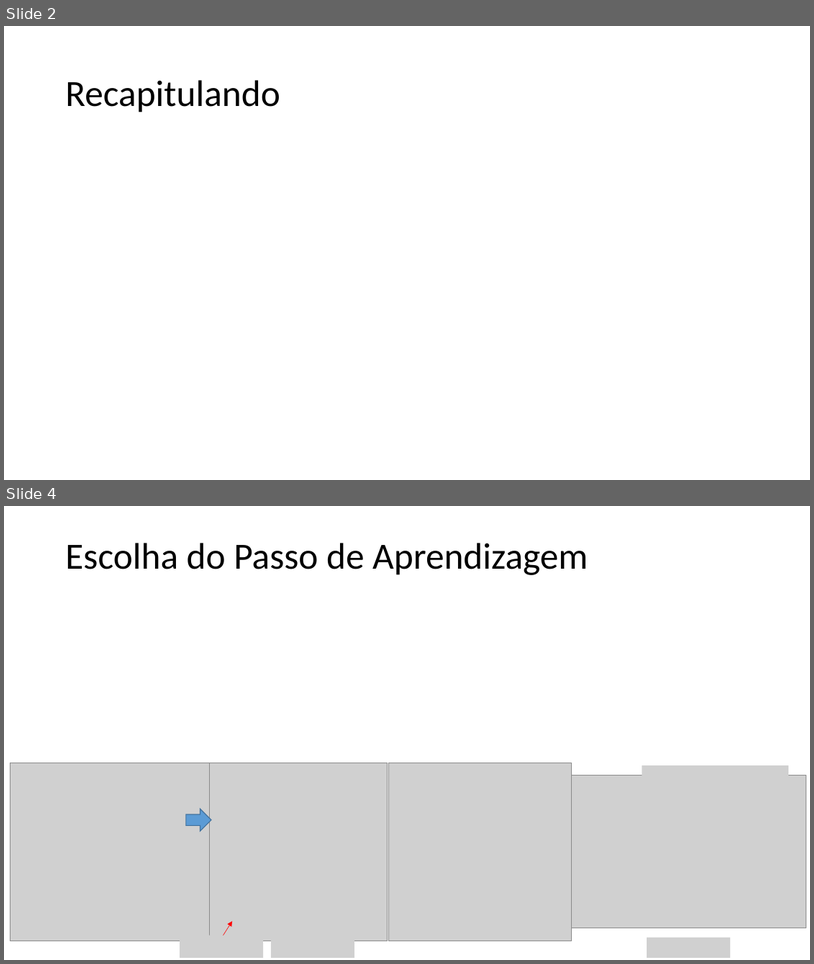
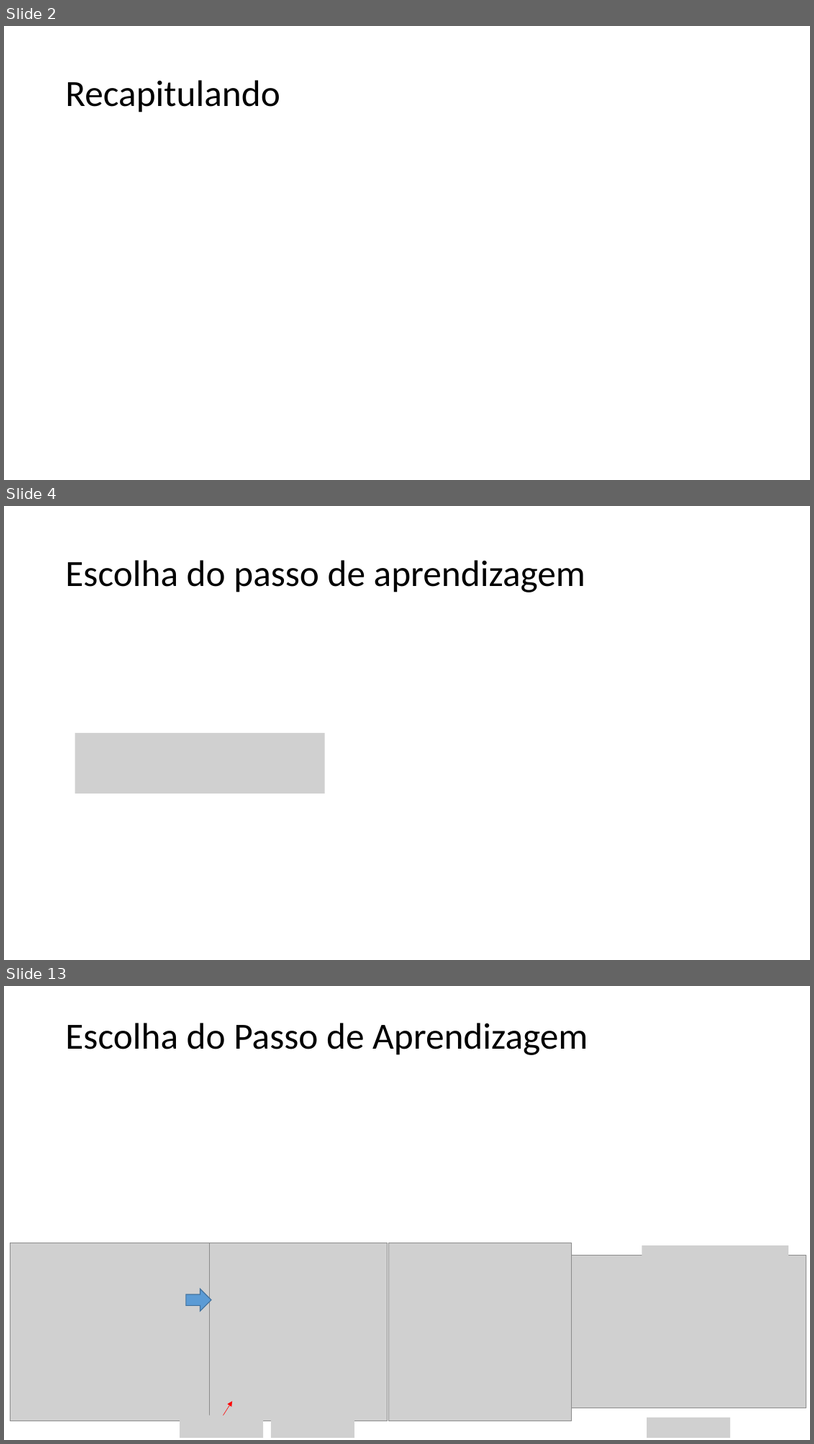
Before and after one commit to zz4fap/t319_aprendizado_de_maquina, a slide deck: slides/T319_Regressão_Linear (Parte III).pptx. Shown one above the other, each under a label of ours: slides 2 and 4 before the commit, slides 2, 4 and 13 after it; the slides between them are not shown. The pictures are 814x964 and 814x1444 pixels, drawn with LibreOffice and Linux fonts; fonts in the diff are those of the drawing; grey boxes stand for pictures. Boxes give left, top, right and bottom in pixels: in the first picture for what was removed or moved away, otherwise in the second. Text is boxed around its words. In the diff, an @@ line names an element or a change of style, - is before the commit and + after.

```diff
--- a/slides/T319_Regressão_Linear (Parte III).pptx
+++ b/slides/T319_Regressão_Linear (Parte III).pptx
@@ slide 4 added at (4,506,810,960), background #FFFFFF @@
@@ title added at (65,560,586,592), 44 pt, text #000000 @@
+Escolha do passo de aprendizagem
@@ picture added at (75,733,325,793) @@
@@ what was slide 4 is now slide 13 @@
```
Also in this commit, not shown: 2 slides changed, 8 other slides added, 4 other files.
